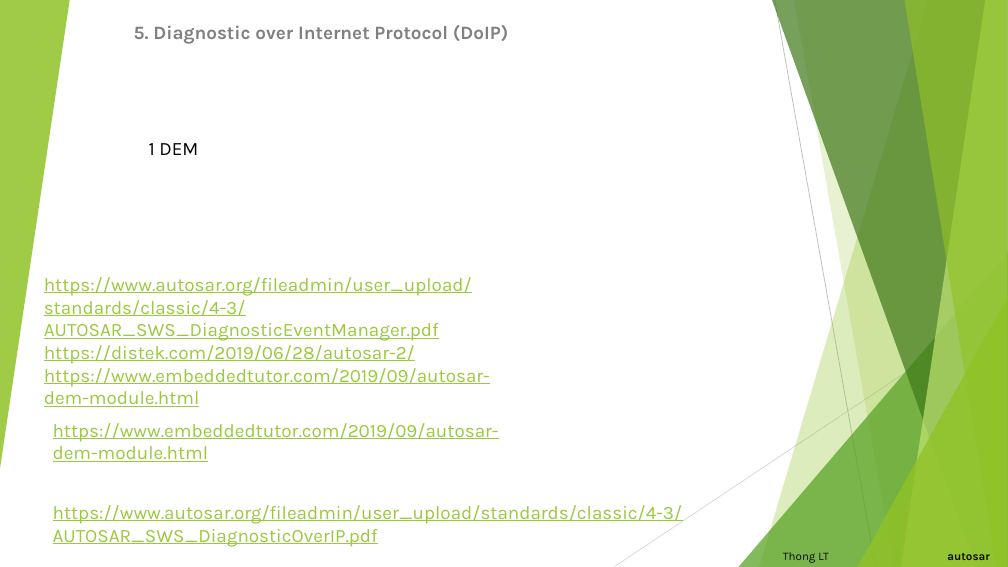
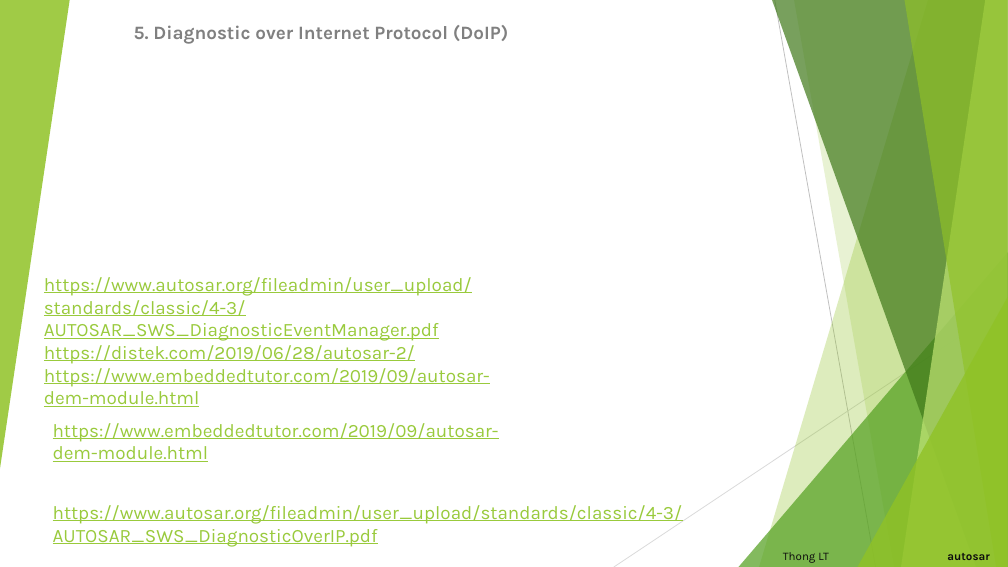
Before and after one commit to letrthong/autosar, a slide deck: slide 8 of Autosar.pptx. Drawn at 1008x567 pixels with LibreOffice and Linux fonts; fonts in the diff are those of the drawing. Boxes give left, top, right and bottom in pixels: in the first picture for what was removed or moved away, otherwise in the second. Text is boxed around its words. In the diff, an @@ line names an element or a change of style, - is before the commit and + after.

```diff
--- a/Autosar.pptx
+++ b/Autosar.pptx
@@ text removed at [149,143,198,155] @@
-1 DEM
```
Also in this commit, not shown: 1 other slide changed, 2 slides added, 1 other file.
